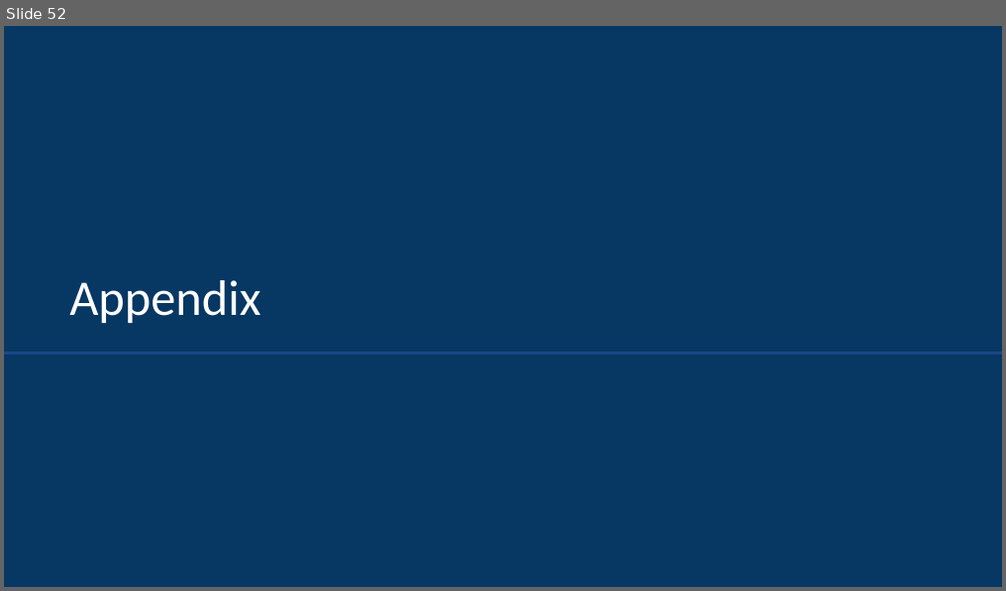
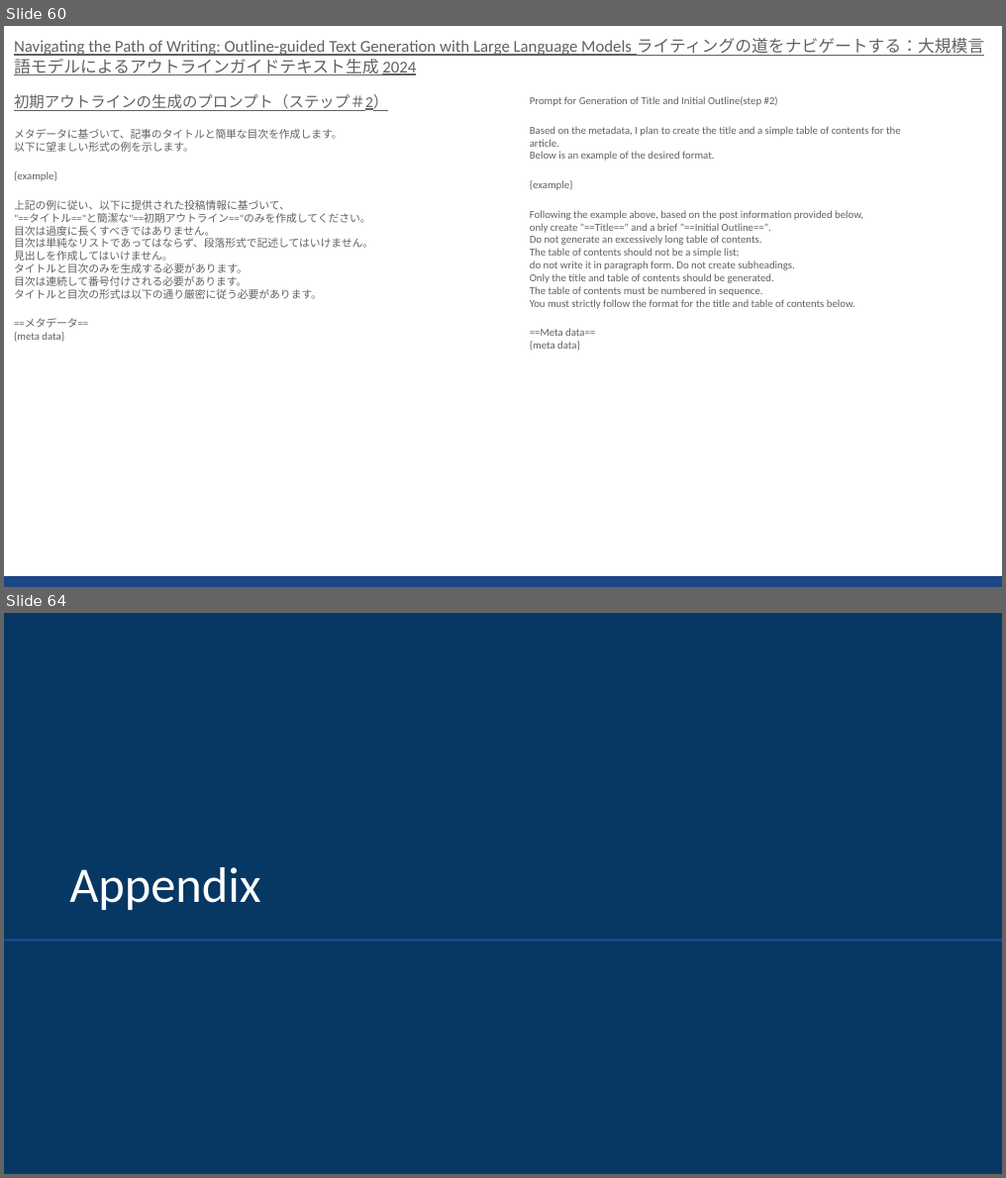
Before and after one commit to sekihan02/code_sundbox, a slide deck: 2024_LLM論文要約_4.pptx. Shown one above the other, each under a label of ours: slide 52 before the commit, slides 60 and 64 after it; the slides between them are not shown. The pictures are 1006x591 and 1006x1178 pixels, drawn with LibreOffice and Linux fonts; fonts in the diff are those of the drawing. Boxes give left, top, right and bottom in pixels: in the first picture for what was removed or moved away, otherwise in the second. Text is boxed around its words. In the diff, an @@ line names an element or a change of style, - is before the commit and + after.

```diff
--- a/2024_LLM論文要約_4.pptx
+++ b/2024_LLM論文要約_4.pptx
@@ slide 60 added at (4,26,1002,587), background #FFFFFF @@
@@ text added at (14,38,984,342), 7.6 pt, text #616161 @@
+Navigating the Path of Writing: Outline-guided Text Generation with Large Language Models ライティングの道をナビゲートする：大規模言語モデルによるアウトラインガイドテキスト生成 2024
+初期アウトラインの生成のプロンプト（ステップ＃2）
+メタデータに基づいて、記事のタイトルと簡単な目次を作成します。
+以下に望ましい形式の例を示します。
+{example}
+上記の例に従い、以下に提供された投稿情報に基づいて、
+"==タイトル=="と簡潔な"==初期アウトライン=="のみを作成してください。
+目次は過度に長くすべきではありません。
+目次は単純なリストであってはならず、段落形式で記述してはいけません。
+見出しを作成してはいけません。
+タイトルと目次のみを生成する必要があります。
+目次は連続して番号付けされる必要があります。
+タイトルと目次の形式は以下の通り厳密に従う必要があります。
+==メタデータ==
+{meta data}
@@ text added at (530,96,901,351), 7.6 pt, text #616161 @@
+Prompt for Generation of Title and Initial Outline(step #2)
+Based on the metadata, I plan to create the title and a simple table of contents for the article.
+Below is an example of the desired format.
+{example}
+Following the example above, based on the post information provided below,
+only create "==Title==" and a brief "==Initial Outline==".
+Do not generate an excessively long table of contents.
+The table of contents should not be a simple list;
+do not write it in paragraph form. Do not create subheadings.
+Only the title and table of contents should be generated.
+The table of contents must be numbered in sequence.
+You must strictly follow the format for the title and table of contents below.
+==Meta data==
+{meta data}
@@ rectangle added at (4,576,1002,587), fill #1C4587 @@
@@ what was slide 52 is now slide 64 @@
```
Also in this commit, not shown: 11 other slides added, 3 other files.
